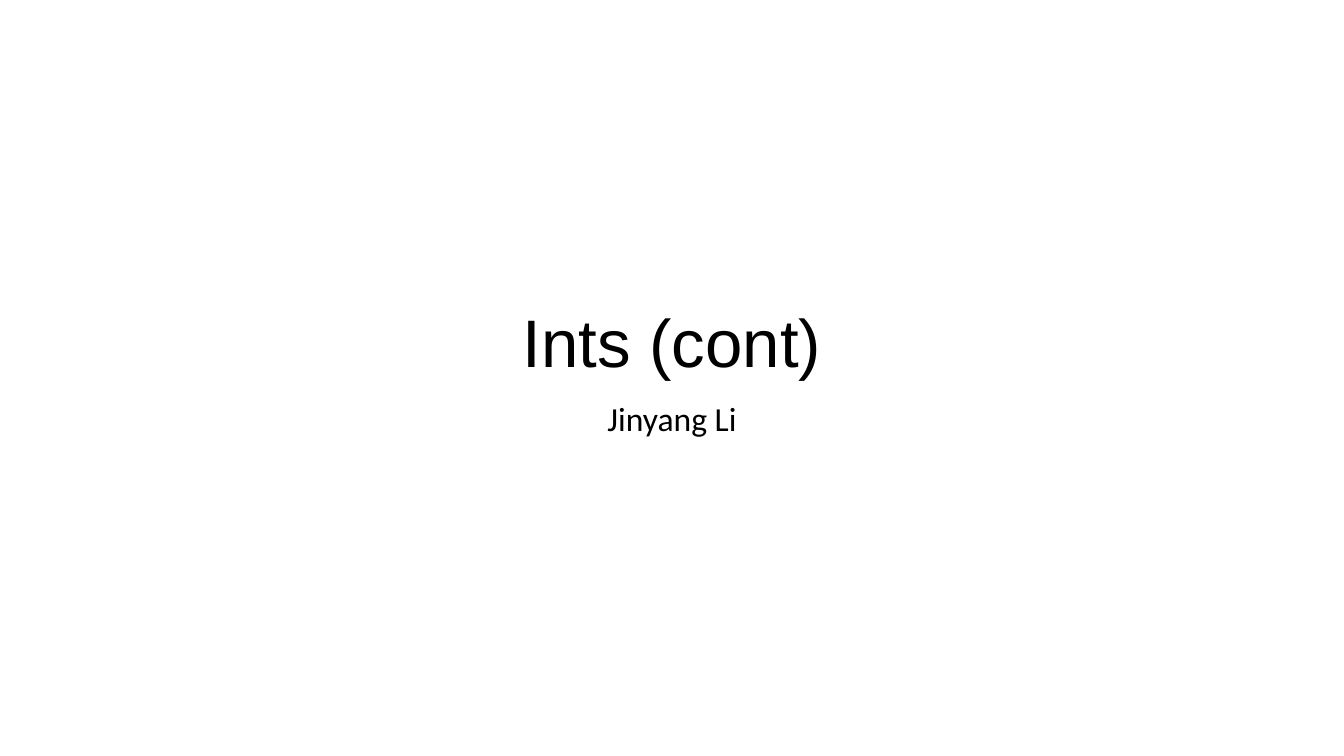
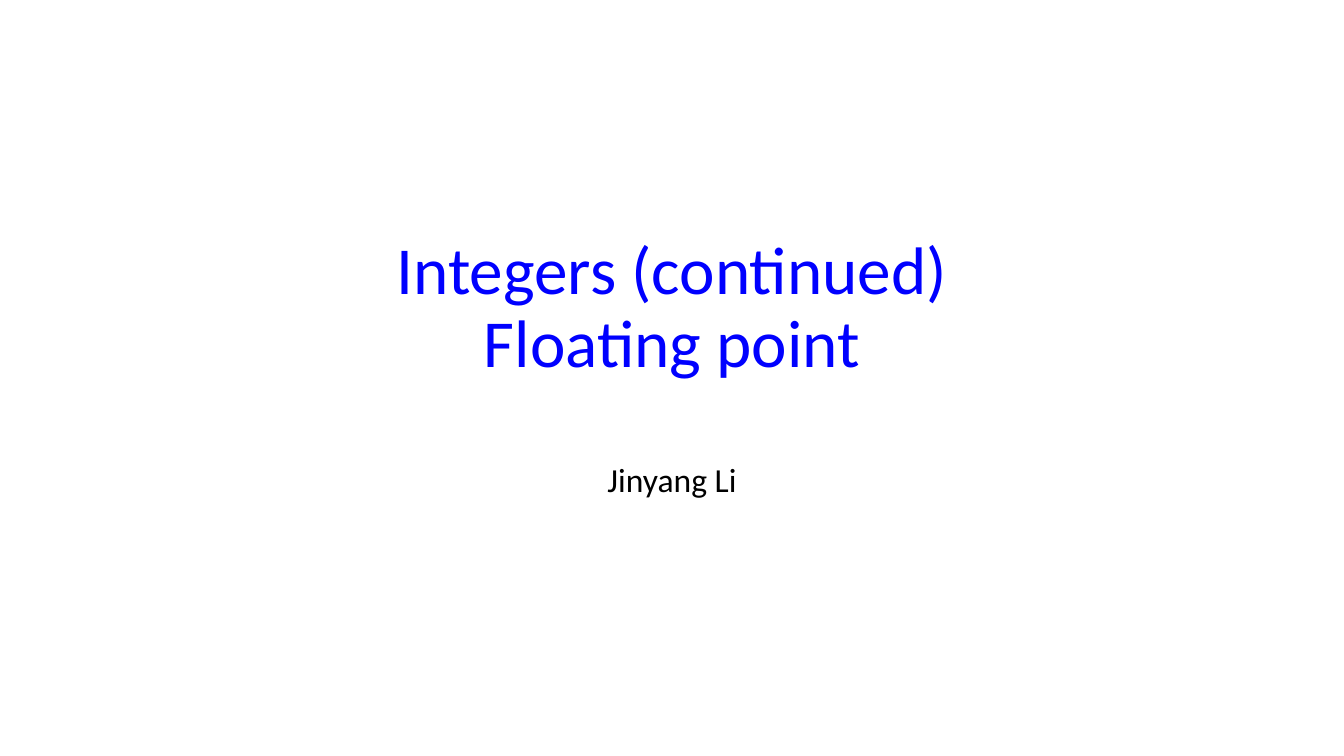
Before and after one commit to NYU-CSO/nyu-cso.github.io, a slide deck: slide 1 of notes/02-bits_bytes_int_cont.pptx. Drawn at 1344x756 pixels with LibreOffice and Linux fonts; fonts in the diff are those of the drawing. Boxes give left, top, right and bottom in pixels: in the first picture for what was removed or moved away, otherwise in the second. Text is boxed around its words. In the diff, an @@ line names an element or a change of style, - is before the commit and + after.

```diff
--- a/notes/02-bits_bytes_int_cont.pptx
+++ b/notes/02-bits_bytes_int_cont.pptx
@@ title at (397, 245, 947, 379): text changed; font Arial to Calibri; text colour #000000 to #0000FF @@
-Ints (cont)
+Integers (continued)
+Floating point
@@ subtitle "Jinyang Li": place and size @@
-subtitle "Jinyang Li" at (607, 408, 737, 437)
+subtitle "Jinyang Li" at (607, 469, 737, 498)
```
Also in this commit, not shown: 14 other slides changed, 28 slides added, 4 slides removed, 2 other files.
